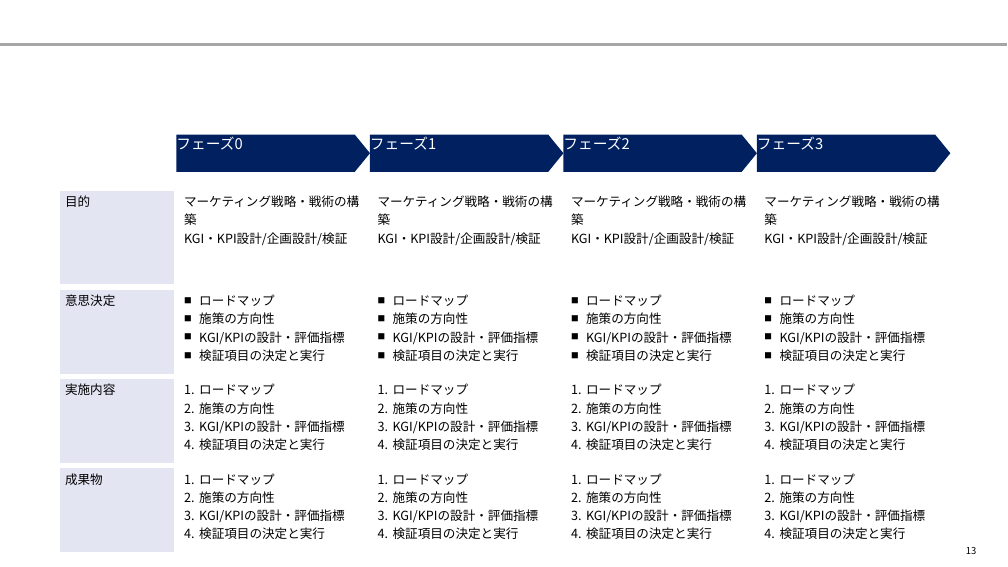
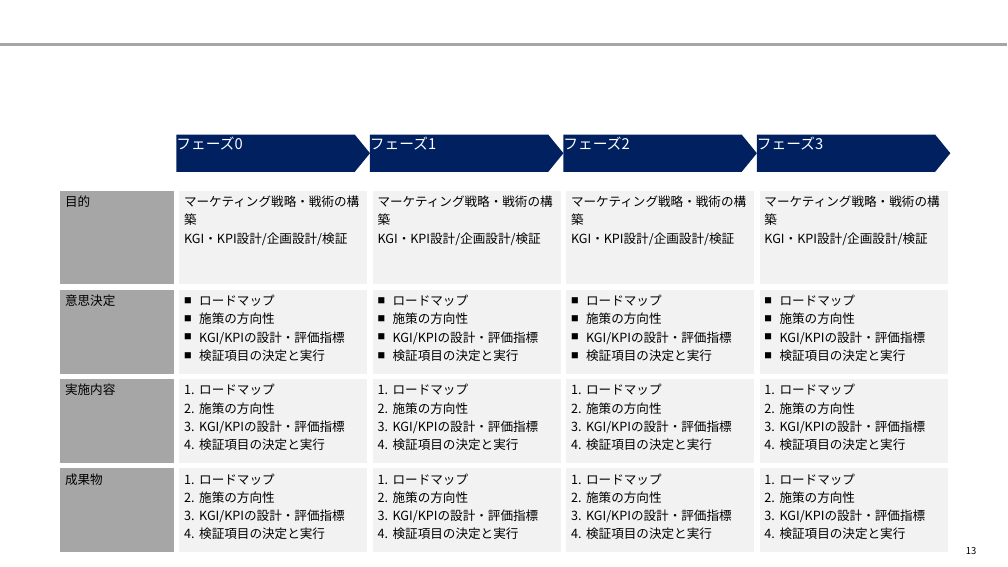
Before and after one commit to yuzucha16/dotfiles, a slide deck: slide 13 of office/Blank.potx. Drawn at 1008x567 pixels with LibreOffice and Linux fonts; fonts in the diff are those of the drawing. Boxes give left, top, right and bottom in pixels: in the first picture for what was removed or moved away, otherwise in the second. Text is boxed around its words. In the diff, an @@ line names an element or a change of style, - is before the commit and + after.

```diff
--- a/office/Blank.potx
+++ b/office/Blank.potx
@@ table at bbox=[57, 188, 951, 543] @@
@@ fill #E4E5F3 to #A6A6A6 in 4 cells @@
@@ fill none to #F2F2F2 in 16 cells @@
```
Also in this commit, not shown: 17 other slides changed, 2 slides removed, 2 other files.
